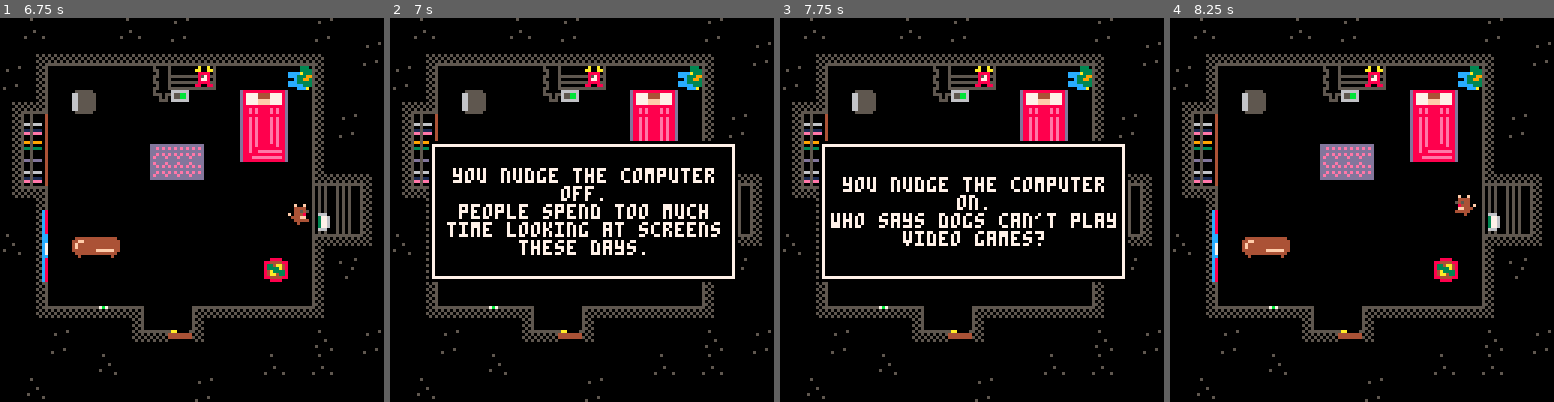
Above: before the commit, frames 1-4 (left to right).
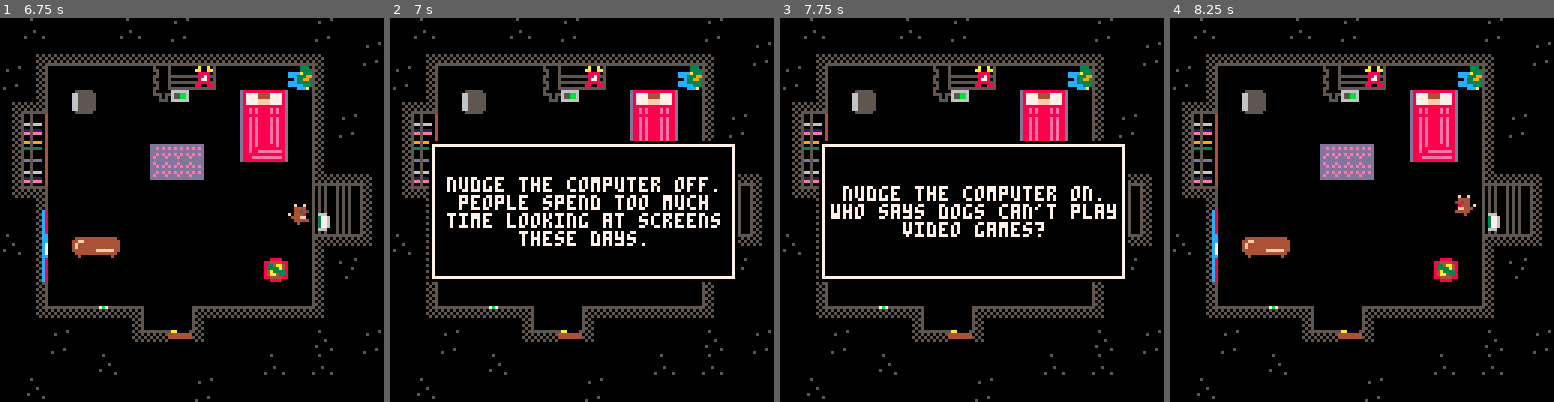
Above: after the commit, the same moments.

Repository: thomasmichaelwallace/pico-8-games
Game: PICO-8 cartridge siesta/siesta.p8
The game is run twice, just before and just after one commit, with the same random seed, the same clock (stepped at 60 frames per second) and the same inputs.
Inputs:
- Up to frame 1 (6.75 s): tap X (X key) at 0.33, 1.07, 1.85, 2.97, 4.08, 5.2, 6.32 s; tap O (Z key) at 0.7, 1.7, 2.1, 2.5, 2.9, 3.3, 3.7, 4.1, 4.5, 4.9, 5.3, 5.7, 6.1, 6.5 s; hold Right 1.6-2.1 s; hold Up 2.15-2.42 s; hold Right 2.47-3.03 s; hold Left 3.08-3.58 s; hold Down 3.63-3.97 s; hold Right 4.02-4.68 s; hold Up 4.73-5.03 s; hold Left 5.08-5.68 s; hold Down 5.73-6.03 s; hold Right 6.08-6.58 s; hold Right from 6.63 s (still down)
- Up to frame 2 (7 s): keep holding Right; tap O (Z key) at 6.9 s
- Up to frame 3 (7.75 s): release Right at 7.13 s; hold Up 7.18-7.45 s; tap O (Z key) at 7.3, 7.7 s; tap X (X key) at 7.43 s; hold Right from 7.5 s (still down)
- Up to frame 4 (8.25 s): release Right at 8.07 s; tap O (Z key) at 8.1 s; hold Left from 8.12 s (still down)

Frame 1 is identical in both runs. In frame 2, 5.4% of the frame differs, in the area x 14-86%, y 39-62%; in frame 3, 4.3%; in frame 4, nothing differs.

Commit message:
feat(siesta): ending text and release build

Diff:
--- a/siesta/siesta.p8
+++ b/siesta/siesta.p8
@@ -152,7 +152,9 @@
  cls()
 
  if(scr.e)then
-  diag(end_text())
+  local t=end_text()
+  t=t.."\npress ❎ to replay"
+  diag(t)
   return
  end
 
@@ -273,32 +275,32 @@
 txt={}
 txt[0]={"? on","? off"}
 txt[10]={
- "you stop the clock.\ntime is just a construct, after all.",
- "you restart the clock.\nbut time is the greatest healer."
+ "stop the clock.\ntime is just a construct, after all.",
+ "restart the clock.\nbut time is the greatest healer."
 }
 txt[57]={
- "you pull the curtain to.\ngood-bye sunshine.",
- "you pull the curtain open.\nlet the sun shine in."
+ "pull the curtain to.\ngood-bye sunshine.",
+ "pull the curtain open.\nlet the sun shine in."
 }
 txt[13]={
- "you tidy up the pile of clothes.\na tidy mind starts with a tidy room.",
- "you mess up the pile of clothes.\ngenius can not be regimented."
+ "tidy up the pile of clothes.\na tidy mind starts with a tidy room.",
+ "mess up the pile of clothes.\ngenius can not be regimented."
 }
 txt[29]={
- "you switch the phone off.\nyou can't always be on.",
- "you switch the phone on.\nwho know's who might call?",
+ "switch the phone off.\nyou can't always be on.",
+ "switch the phone on.\nwho know's who might call?",
 }
 txt[44]={
- "you lock the door.\nthat should keep the outside world at bay.",
- "you open the door.\nit's good to open yourself up, sometimes.",
+ "lock the door.\nthat should keep the outside world at bay.",
+ "open the door.\nit's good to open yourself up, sometimes.",
 }
 txt[60]={
- "you nudge the computer off.\npeople spend too much time looking at screens these days.",
- "you nudge the computer on.\nwho says dogs can't play video games?",
+ "nudge the computer off.\npeople spend too much time looking at screens these days.",
+ "nudge the computer on.\nwho says dogs can't play video games?",
 }
 txt[46]={
- "you switch the light off.\nhello darkness, my old friend.",
- "you switch the light on.\nsometimes it's better; sleeping with the light on.",
+ "switch the light off.\nhello darkness, my old friend.",
+ "switch the light on.\nsometimes it's better; sleeping with the light on.",
 }
 txt[56]="is a dog's work ever done?\ngo to sleep?\n⬅️ yes ~ no ➡️"
 
@@ -306,13 +308,153 @@
 
 function end_text()
  if(not sts[10])then
-  return "the alarm woke you up"
+  return "you siesta'd for 10 minutes...\nand then the alarm went off.\nwho even set that?!"
+ elseif(sts[44])then
+  return "you siesta'd for 15 minutes...\nbefore your dad knocked on your door-\n...to see if you were asleep..."
  elseif(not sts[29])then
-  return "the phone went off"
+  return "you siesta'd for 20 minutes...\nbefore your phone went off.\ndid anyone actually get ppi?"
+ elseif(not sts[13])then
+  return "you siesta'd for 30 minutes...\nbefore your dad shouted at you to pick up your clothes."
+ elseif(not sts[46])then
+  return "you siesta'd for 35 minutes...\nbefore a power-cut caused your lights to flash.\ncan't sleep in a disco!"
+ elseif(not sts[60])then
+  return "you siesta'd for 40 minutes...\nbefore your computer woke you up...\n'you've got mail.'"
+ elseif(not sts[57])then
+  return "you siesta'd for 50 minutes...\nbefore the sunlight got in your eyes."
  else
-  return "you slept forever!"
- end
-end
+  return "you siesta'd for a good hour ♥.\nluckily your trusty dog woke you up, just in time for a walk!"
+ end
+end
+…(130 lines of a section not shown)…
 
 
 
Not shown, changed: 130 lines of the sprite sheet (__gfx__) section of siesta/siesta.p8
Not shown, changed: the thumbnail (__label__) section of siesta/siesta.p8
Not shown, added: siesta/releases/v1.0.zip
Not shown, added: siesta/releases/v1.1.zip
